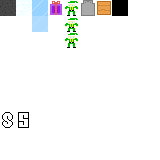
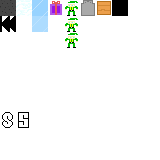
Revision of a layered (160, 160) image; what changed, layer by layer:
painted on "Layer" over [0, 16, 16, 32]
